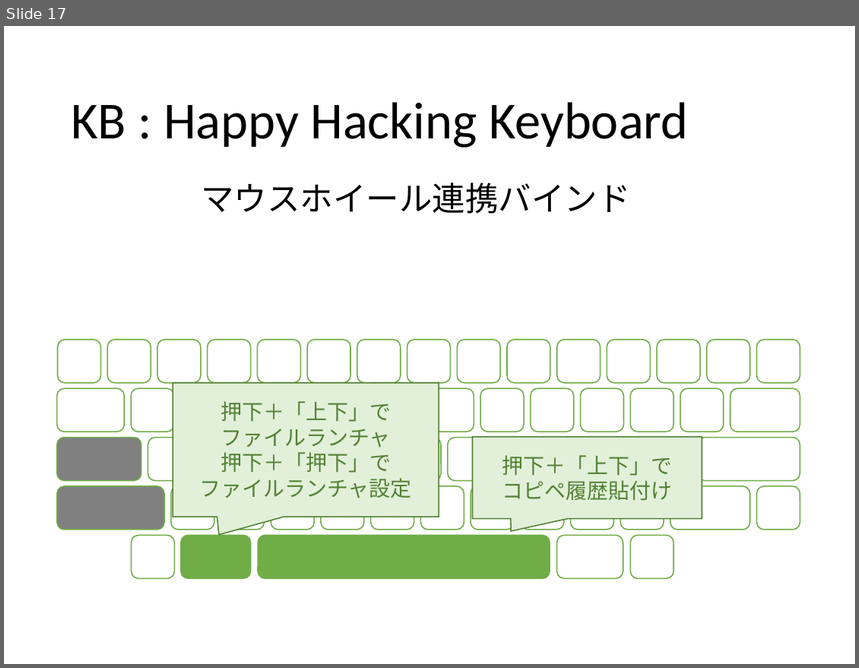
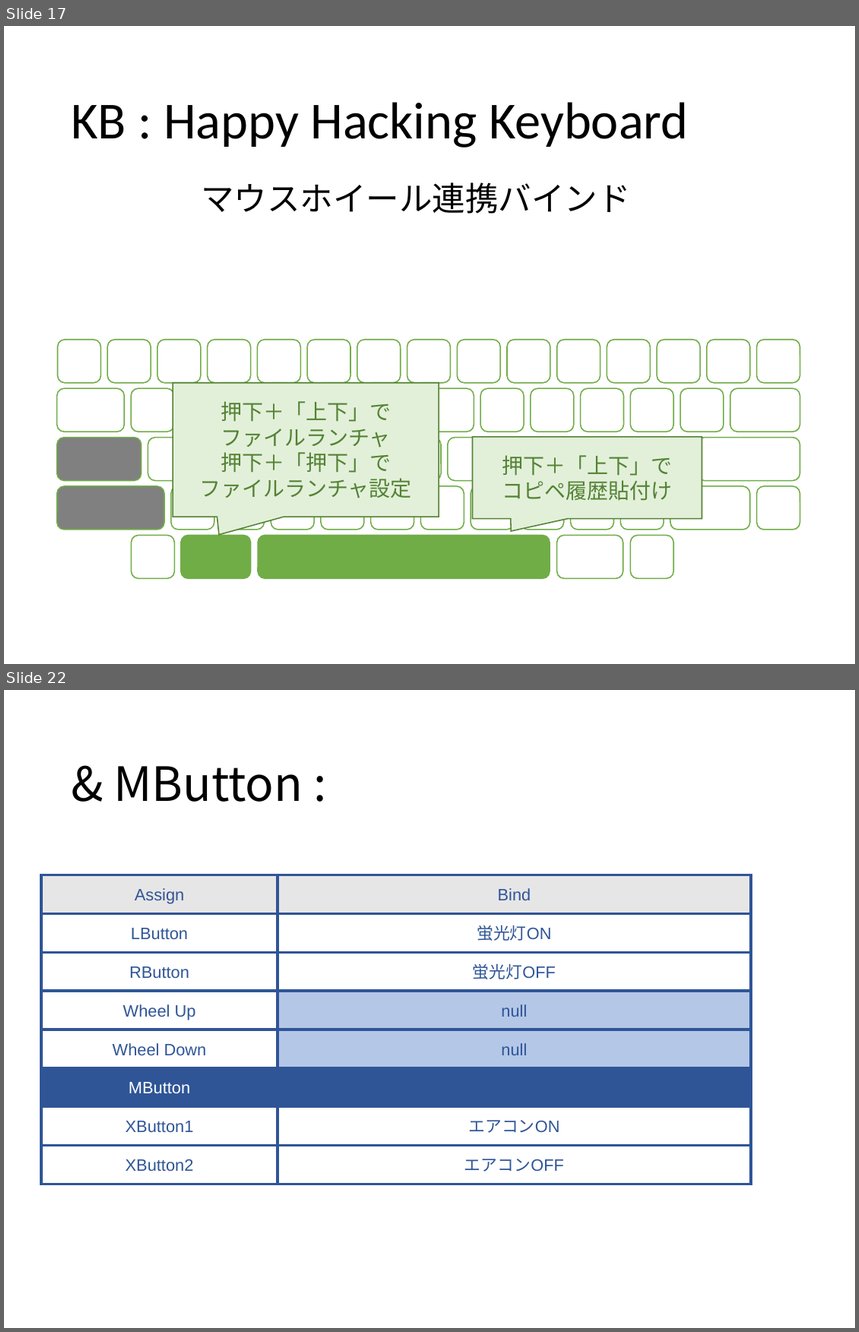
Before and after one commit to ittooo66/myAHK, a slide deck: MANUAL.pptx. Shown one above the other, each under a label of ours: slide 17 before the commit, slides 17 and 22 after it; the slides between them are not shown. The pictures are 859x668 and 859x1332 pixels, drawn with LibreOffice and Linux fonts; fonts in the diff are those of the drawing. Boxes give left, top, right and bottom in pixels: in the first picture for what was removed or moved away, otherwise in the second. Text is boxed around its words. In the diff, an @@ line names an element or a change of style, - is before the commit and + after.

```diff
--- a/MANUAL.pptx
+++ b/MANUAL.pptx
@@ slide 22 added at (4, 690, 855, 1328), background #FFFFFF @@
@@ title added at (113, 766, 303, 802), 40 pt, text #000000 @@
+& MButton :
@@ rectangle added at (41, 875, 278, 913), fill #E7E6E6, outline #2F5597 2.25 pt, 14 pt, text #2F5597 @@
+Assign
@@ rectangle added at (278, 875, 751, 913), fill #E7E6E6, outline #2F5597 2.25 pt, 14 pt, text #2F5597 @@
+Bind
@@ rectangle added at (41, 914, 278, 952), fill #FFFFFF, outline #2F5597 2.25 pt, 14 pt, text #2F5597 @@
+LButton
@@ rectangle added at (278, 914, 751, 952), fill #FFFFFF, outline #2F5597 2.25 pt, 14 pt, text #2F5597 @@
+蛍光灯ON
@@ rectangle added at (41, 952, 278, 990), outline #2F5597 2.25 pt, 14 pt, text #2F5597 @@
+RButton
@@ rectangle added at (278, 952, 751, 990), outline #2F5597 2.25 pt, 14 pt, text #2F5597 @@
+蛍光灯OFF
@@ rectangle added at (41, 991, 278, 1030), fill #FFFFFF, outline #2F5597 2.25 pt, 14 pt, text #2F5597 @@
+Wheel Up
@@ rectangle added at (278, 991, 751, 1030), fill #B4C7E7, outline #2F5597 2.25 pt, 14 pt, text #2F5597 @@
+null
@@ rectangle added at (41, 1030, 278, 1068), fill #FFFFFF, outline #2F5597 2.25 pt, 14 pt, text #2F5597 @@
+Wheel Down
@@ rectangle added at (278, 1030, 751, 1068), fill #B4C7E7, outline #2F5597 2.25 pt, 14 pt, text #2F5597 @@
+null
@@ rectangle added at (41, 1068, 278, 1106), fill #2F5597, outline #2F5597 2.25 pt, 14 pt, text #FFFFFF @@
+MButton
@@ rectangle added at (278, 1068, 751, 1106), fill #2F5597, outline #2F5597 2.25 pt @@
@@ rectangle added at (41, 1107, 278, 1145), fill #FFFFFF, outline #2F5597 2.25 pt, 14 pt, text #2F5597 @@
+XButton1
@@ rectangle added at (278, 1107, 751, 1145), fill #FFFFFF, outline #2F5597 2.25 pt, 14 pt, text #2F5597 @@
+エアコンON
@@ rectangle added at (41, 1145, 278, 1184), fill #FFFFFF, outline #2F5597 2.25 pt, 14 pt, text #2F5597 @@
+XButton2
@@ rectangle added at (278, 1145, 751, 1184), fill #FFFFFF, outline #2F5597 2.25 pt, 14 pt, text #2F5597 @@
+エアコンOFF
```
Also in this commit, not shown: 6 slides changed, 5 other slides added, 5 slides removed, 2 other files.
